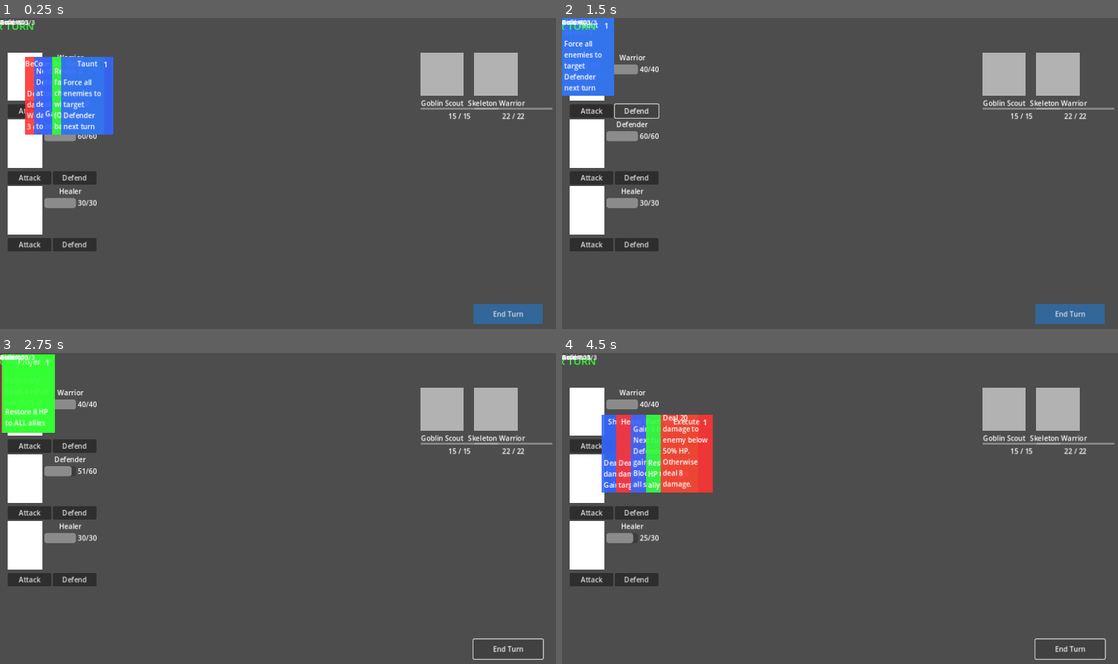
Above: before the commit, frames 1-4 (two rows, left to right).
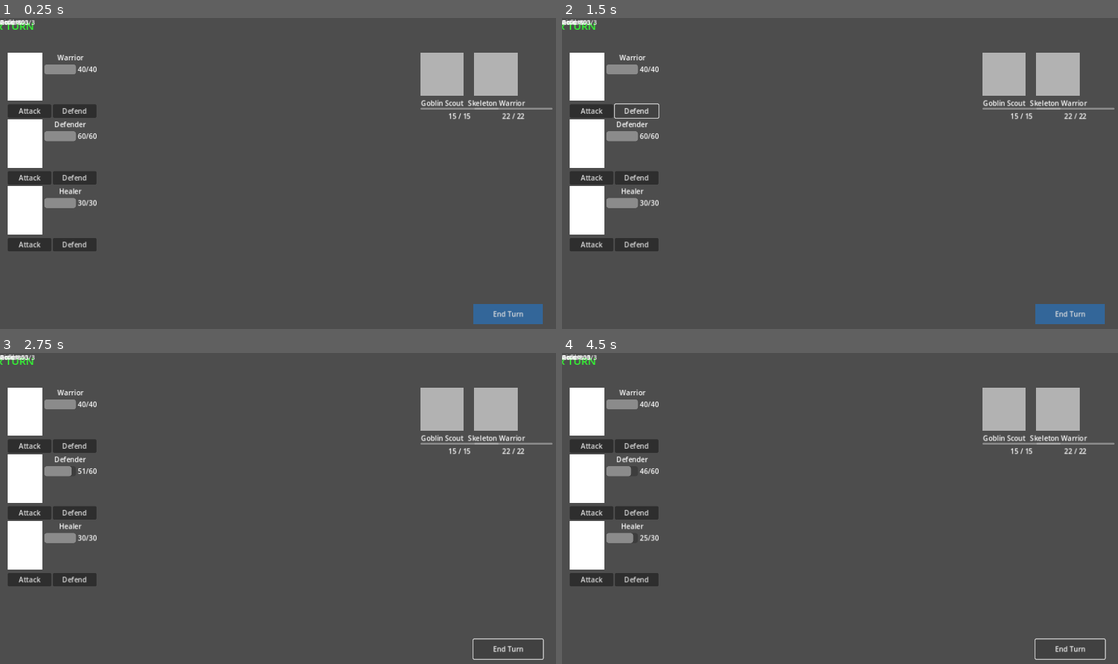
Above: after the commit, the same moments.

Repository: DaveEstey/als-tavern
Game: Godot game, scene res://scenes/battle/battle_scene.tscn
Same seed, same stepped clock (60 frames per second), same inputs: the game is played once before the commit and once after it. This scene is started directly instead of the project's main scene.
Inputs:
- Up to frame 1 (0.25 s): no input
- Up to frame 2 (1.5 s): click "Attack" at 0.5 s; click "Defend" at 1.25 s
- Up to frame 3 (2.75 s): click "End Turn" at 2 s
- Up to frame 4 (4.5 s): click "Attack" at 2.75 s; click "Defend" at 3.5 s; click "End Turn" at 4.25 s

The runs differ from the first frame. In frame 1, 4.0% of the frame differs, in the area x 4-21%, y 12-38%; in frame 2, 2.3%; in frame 3, 2.4%; in frame 4, 5.0%, in the area x 7-28%, y 19-45%.

Commit message:
Implement proper card fan-out layout for hand
Replaced linear HBoxContainer layout with manual fan positioning based on research of Godot card game best practices (stormtoy/card_fan_demo, JBartscher/Fanned-Hand-of-Cards).

Key changes:
- hand_ui.gd: Added _arrange_cards() method that positions cards using normalized positions (-1 to 1), arc offsets, and rotation for fan effect
- hand_ui.gd: Cards now added directly to Hand Control instead of HBoxContainer child
- hand_ui.gd: Added configurable parameters: max_rotation, arc_height, card_spacing, max_card_spacing
- card_ui.gd: Added base_position and base_rotation to track card's home position in fan
- card_ui.gd: Added set_base_transform() method for HandUI to set card positions
- card_ui.gd: Fixed drag offset by using base_position instead of calculating from parent
- card_ui.gd: Cards now return to correct fan position after drag
- card_ui.tscn: Changed to layout_mode = 0 for manual positioning
- battle_scene.tscn: Removed CardsContainer HBoxContainer node

This implements Slay the Spire-style card hand with proper fan-out, arc curve, and rotation based on position.

Diff:
--- a/scenes/battle/battle_scene.tscn
+++ b/scenes/battle/battle_scene.tscn
@@ -80,16 +80,6 @@
 offset_right = 1040.0
 offset_bottom = 700.0
 script = ExtResource("5")
-
-[node name="CardsContainer" type="HBoxContainer" parent="Hand"]
-layout_mode = 1
-anchors_preset = 15
-anchor_right = 1.0
-anchor_bottom = 1.0
-grow_horizontal = 2
-grow_vertical = 2
-separation = 10
-alignment = 1
 
 [node name="PhaseLabel" type="Label" parent="."]
 layout_mode = 1
--- a/scenes/ui/card_ui.tscn
+++ b/scenes/ui/card_ui.tscn
@@ -4,7 +4,9 @@
 
 [node name="CardUI" type="Control"]
 custom_minimum_size = Vector2(120, 180)
-layout_mode = 2
+layout_mode = 0
+offset_right = 120.0
+offset_bottom = 180.0
 mouse_filter = 0
 script = ExtResource("1_card_ui")
 
--- a/scripts/ui/card_ui.gd
+++ b/scripts/ui/card_ui.gd
@@ -42,6 +42,11 @@
 # Drag state tracking
 var is_being_dragged: bool = false
 var original_position: Vector2 = Vector2.ZERO
+var original_rotation: float = 0.0
+
+# Base transform set by hand layout (where card should return to)
+var base_position: Vector2 = Vector2.ZERO
+var base_rotation: float = 0.0
 
 # Current champion target (-1 means no champion selected)
 var selected_champion_index: int = -1
@@ -181,11 +186,9 @@
 	"""
 	is_being_dragged = true
 
-	# Store position in parent's coordinate system before going top-level
-	if get_parent():
-		original_position = get_parent().global_position + position
-	else:
-		original_position = global_position
+	# Store current base position/rotation to return to later
+	original_position = get_parent().global_position + base_position if get_parent() else global_position
+	original_rotation = base_rotation
 
 	# Make this card render on top and move freely
 	set_as_top_level(true)
@@ -194,6 +197,9 @@
 	# Calculate offset between card center and mouse position
 	var mouse_pos = get_global_mouse_position()
 	drag_offset = global_position - mouse_pos
+
+	# Reset rotation when dragging (cards should be flat when being dragged)
+	rotation = 0.0
 
 	# Visual feedback: slightly reduce scale while dragging
 	var tween = create_tween()
@@ -241,12 +247,14 @@
 	set_as_top_level(false)
 	z_index = 0
 
-	# Return card to hand (original position) with animation
+	# Return card to hand (base position and rotation) with animation
+	position = base_position
+	rotation = base_rotation
+
 	var tween = create_tween()
 	tween.set_trans(Tween.TRANS_QUAD)
 	tween.set_ease(Tween.EASE_OUT)
-	tween.tween_property(self, "global_position", original_position, animation_speed)
-	tween.parallel().tween_property(self, "scale", normal_scale, animation_speed)
+	tween.tween_property(self, "scale", normal_scale, animation_speed)
 
 
 # ============================================================================
@@ -358,6 +366,19 @@
 		int: The card's cost
 	"""
 	return card_data.get("cost", 0)
+
+
+func set_base_transform(pos: Vector2, rot: float) -> void:
+	"""
+	Sets the base position and rotation for this card in the hand.
+	Called by HandUI when arranging cards in fan layout.
+
+	Args:
+		pos: The base position in the hand
+		rot: The base rotation angle in radians
+	"""
+	base_position = pos
+	base_rotation = rot
 
 
 # ============================================================================
--- a/scripts/ui/hand_ui.gd
+++ b/scripts/ui/hand_ui.gd
@@ -21,8 +21,14 @@
 # Exported/Inspector properties
 @export var card_ui_scene: PackedScene = preload("res://scenes/ui/card_ui.tscn")
 
-# References
-@onready var cards_container: HBoxContainer = $CardsContainer
+# Card fan layout parameters
+@export var max_rotation: float = 0.15  # Maximum rotation in radians at edges
+@export var arc_height: float = 40.0    # Height of the arc curve
+@export var card_spacing: float = 100.0 # Base spacing between cards
+@export var max_card_spacing: float = 140.0  # Maximum spacing to prevent cards from being too far apart
+
+# References (no longer using HBoxContainer)
+# Cards are added directly to this Control node
 
 # State properties
 var current_cards: Array[Control] = []
@@ -34,9 +40,9 @@
 
 
 func _ready() -> void:
-	# Verify cards_container exists
-	if not cards_container:
-		push_error("CardsContainer not found in HandUI scene. Ensure it's named 'CardsContainer' with a UniqueNameInOwner.")
+	# Cards are now added directly to this Control node
+	# Set clip_contents to keep cards within hand bounds
+	clip_contents = true
 
 
 # Clear all cards from the hand
@@ -56,7 +62,7 @@
 		return
 
 	var card_ui: Control = card_ui_scene.instantiate()
-	cards_container.add_child(card_ui)
+	add_child(card_ui)  # Add directly to Hand Control, not CardsContainer
 	current_cards.append(card_ui)
 
 	# Initialize card with data
@@ -66,6 +72,9 @@
 	# Connect card signals
 	if card_ui.has_signal("card_dropped"):
 		card_ui.card_dropped.connect(_on_card_dropped)
+
+	# Arrange all cards in fan layout
+	_arrange_cards()
 
 
 # Remove a card UI from the hand by card ID
@@ -85,6 +94,9 @@
 	if targeting_mode:
 		exit_targeting_mode()
 
+	# Rearrange remaining cards
+	_arrange_cards()
+
 
 # Update the hand with a new list of card IDs
 # card_ids: Array of card IDs to display
@@ -231,3 +243,52 @@
 		if card_ui.has_method("get_card_id") and card_ui.get_card_id() == card_id:
 			return card_ui
 	return null
+
+
+# Arrange cards in a fan layout
+# Uses normalized positioning (-1 to 1) to create consistent fan shape
+func _arrange_cards() -> void:
+	var card_count = current_cards.size()
+	if card_count == 0:
+		return
+
+	# Get hand center position
+	var hand_center_x = size.x / 2.0
+	var hand_center_y = size.y / 2.0
+
+	# Calculate spacing (limit to max_card_spacing)
+	var spacing = min(card_spacing, max_card_spacing)
+	if card_count > 1:
+		# Adjust spacing based on available width
+		var total_width_needed = (card_count - 1) * card_spacing
+		var available_width = size.x - 140  # Leave margins (card width is ~120)
+		if total_width_needed > available_width:
+			spacing = available_width / (card_count - 1)
+
+	# Position each card
+	for i in range(card_count):
+		var card = current_cards[i]
+
+		# Normalize position from -1 to 1 (0 is center)
+		var t: float = 0.0
+		if card_count > 1:
+			t = (float(i) / float(card_count - 1)) * 2.0 - 1.0
+
+		# Calculate horizontal position
+		var x_offset = t * spacing * (card_count - 1) / 2.0
+		var card_x = hand_center_x + x_offset - 60.0  # 60 is half card width
+
+		# Calculate arc offset (parabolic curve - makes middle cards higher)
+		var arc_offset = -arc_height * (t * t) + arc_height
+		var card_y = hand_center_y - arc_offset - 90.0  # 90 is half card height
+
+		# Calculate rotation (fan effect)
+		var rotation_angle = t * max_rotation
+
+		# Set card transform
+		card.position = Vector2(card_x, card_y)
+		card.rotation = rotation_angle
+
+		# Store base position for drag/drop (if card has this method)
+		if card.has_method("set_base_transform"):
+			card.set_base_transform(Vector2(card_x, card_y), rotation_angle)
